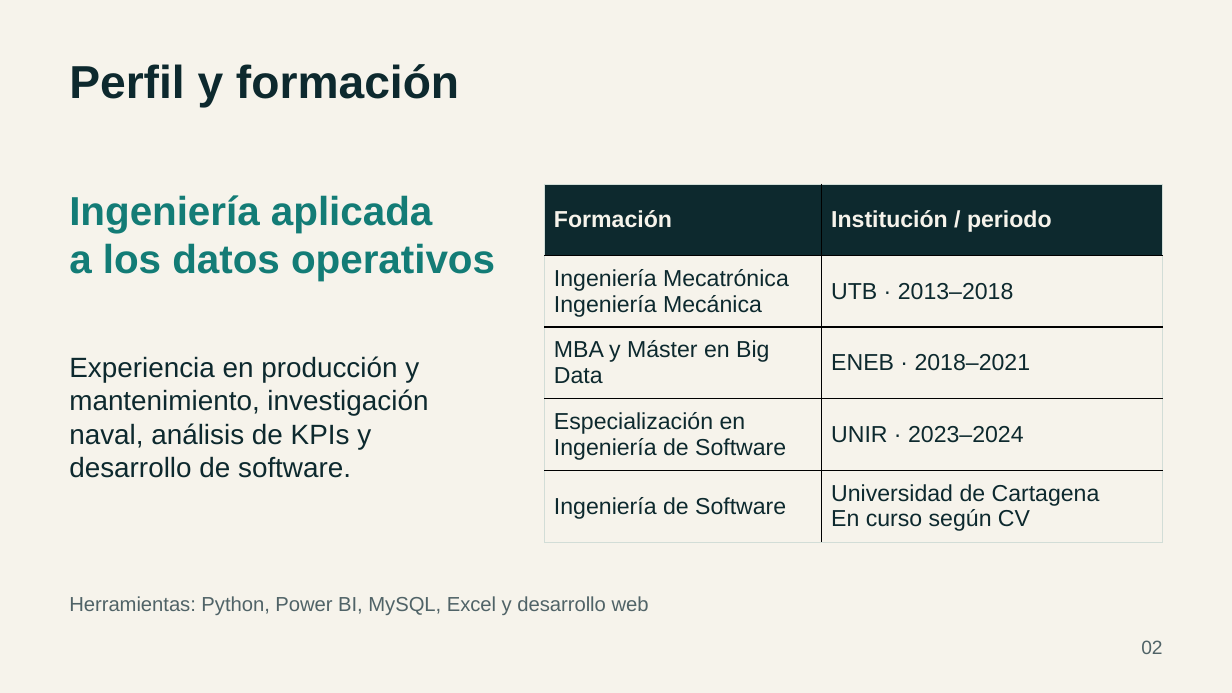
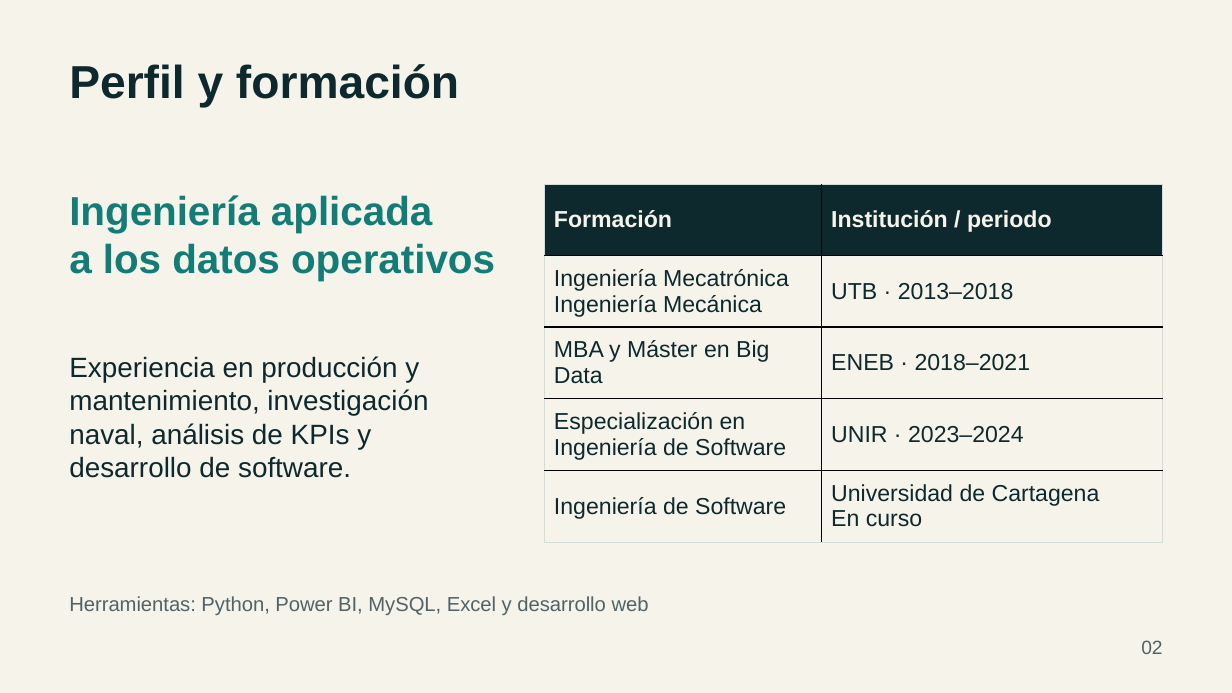
Before and after one commit to joseggch15/Interview, a slide deck: slide 2 of materiales/Jose_David_Gomez_Diametral.pptx. Drawn at 1232x693 pixels with LibreOffice and Linux fonts; fonts in the diff are those of the drawing. Boxes give left, top, right and bottom in pixels: in the first picture for what was removed or moved away, otherwise in the second. Text is boxed around its words. In the diff, an @@ line names an element or a change of style, - is before the commit and + after.

```diff
--- a/materiales/Jose_David_Gomez_Diametral.pptx
+++ b/materiales/Jose_David_Gomez_Diametral.pptx
@@ table at [545,184,1164,543] @@
-row 5, column 2: Universidad de Cartagena / En curso según CV
+row 5, column 2: Universidad de Cartagena / En curso
```
Also in this commit, not shown: 15 other slides changed, 1 slide added.
